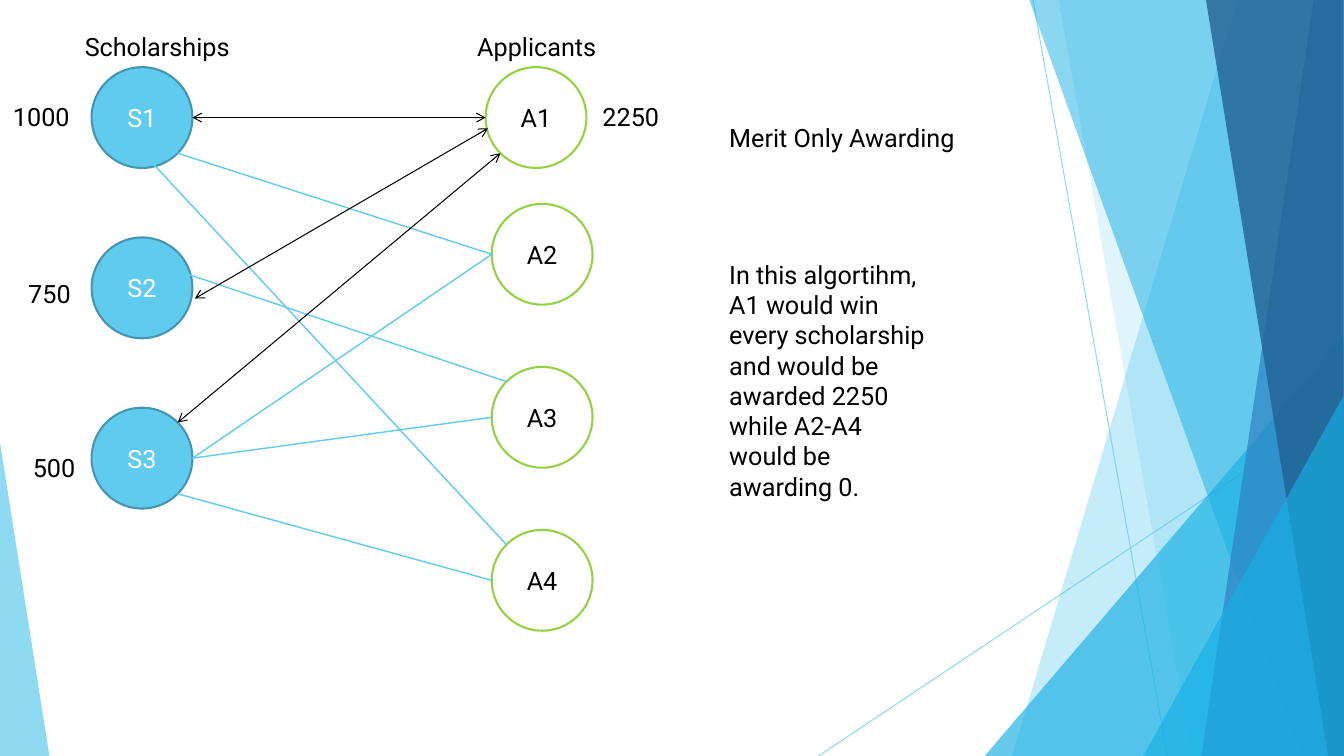
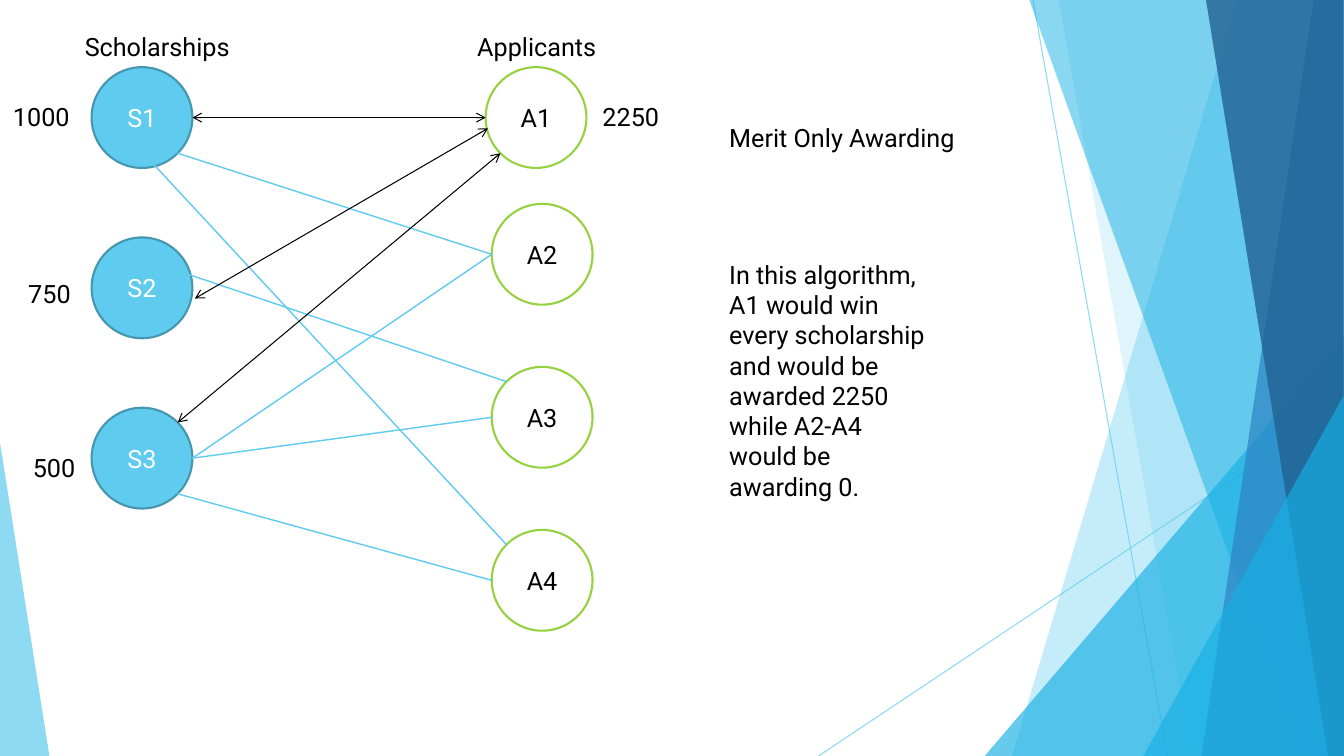
Before and after one commit to dmerson/ArizonaMastersCapstone, a slide deck: slide 7 of Documents/Basic Scholarship Awarding Graphs.pptx (slide 6 before the commit). Drawn at 1344x756 pixels with LibreOffice and Linux fonts; fonts in the diff are those of the drawing. Boxes give left, top, right and bottom in pixels: in the first picture for what was removed or moved away, otherwise in the second. Text is boxed around its words. In the diff, an @@ line names an element or a change of style, - is before the commit and + after.

```diff
--- a/Documents/Basic Scholarship Awarding Graphs.pptx
+++ b/Documents/Basic Scholarship Awarding Graphs.pptx
@@ text at [729, 265, 925, 502]: text changed @@
-In this algortihm, A1 would win every scholarship and would be awarded 2250 while A2-A4 would be awarding 0.
+In this algorithm, A1 would win every scholarship and would be awarded 2250 while A2-A4 would be awarding 0.
```
Also in this commit, not shown: 8 other slides changed, 2 slides added, 1 slide removed.
